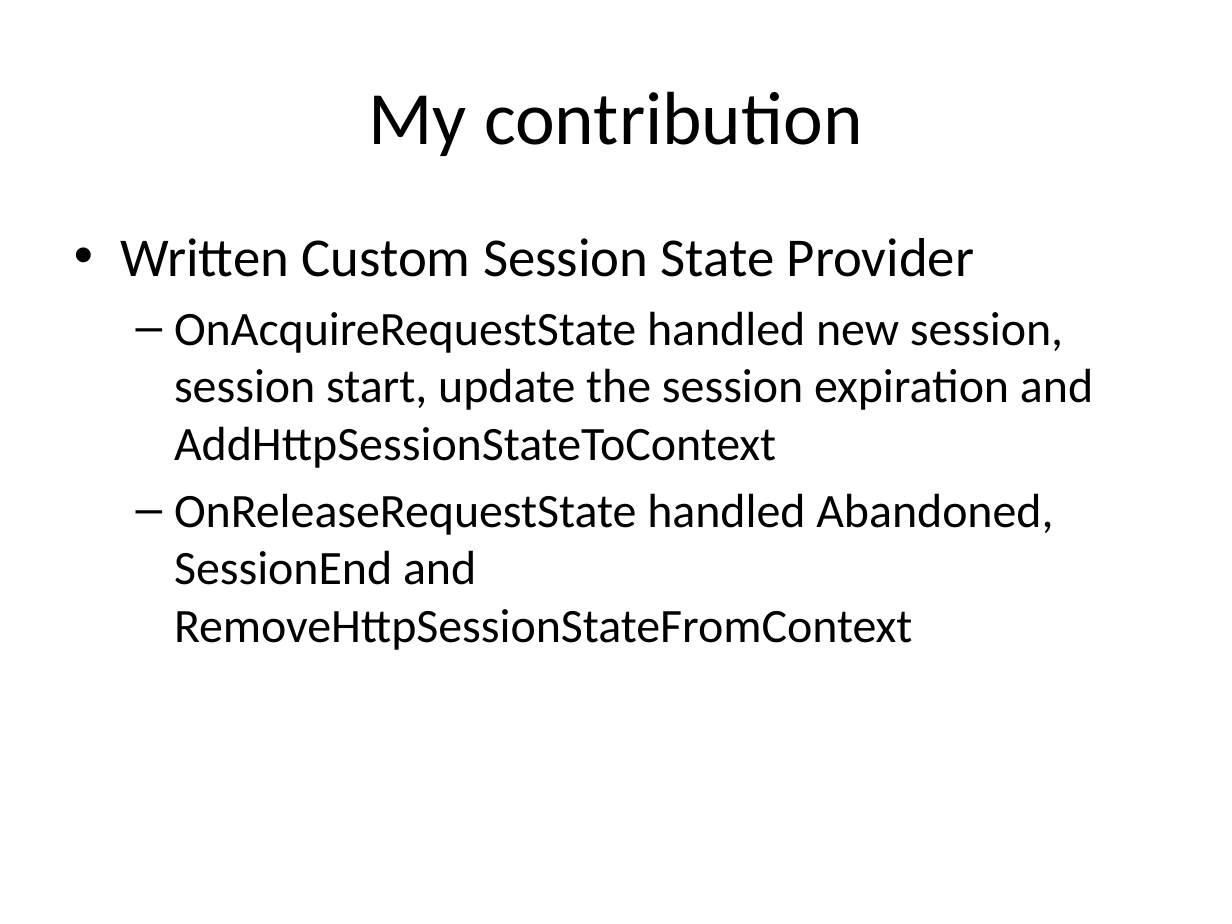
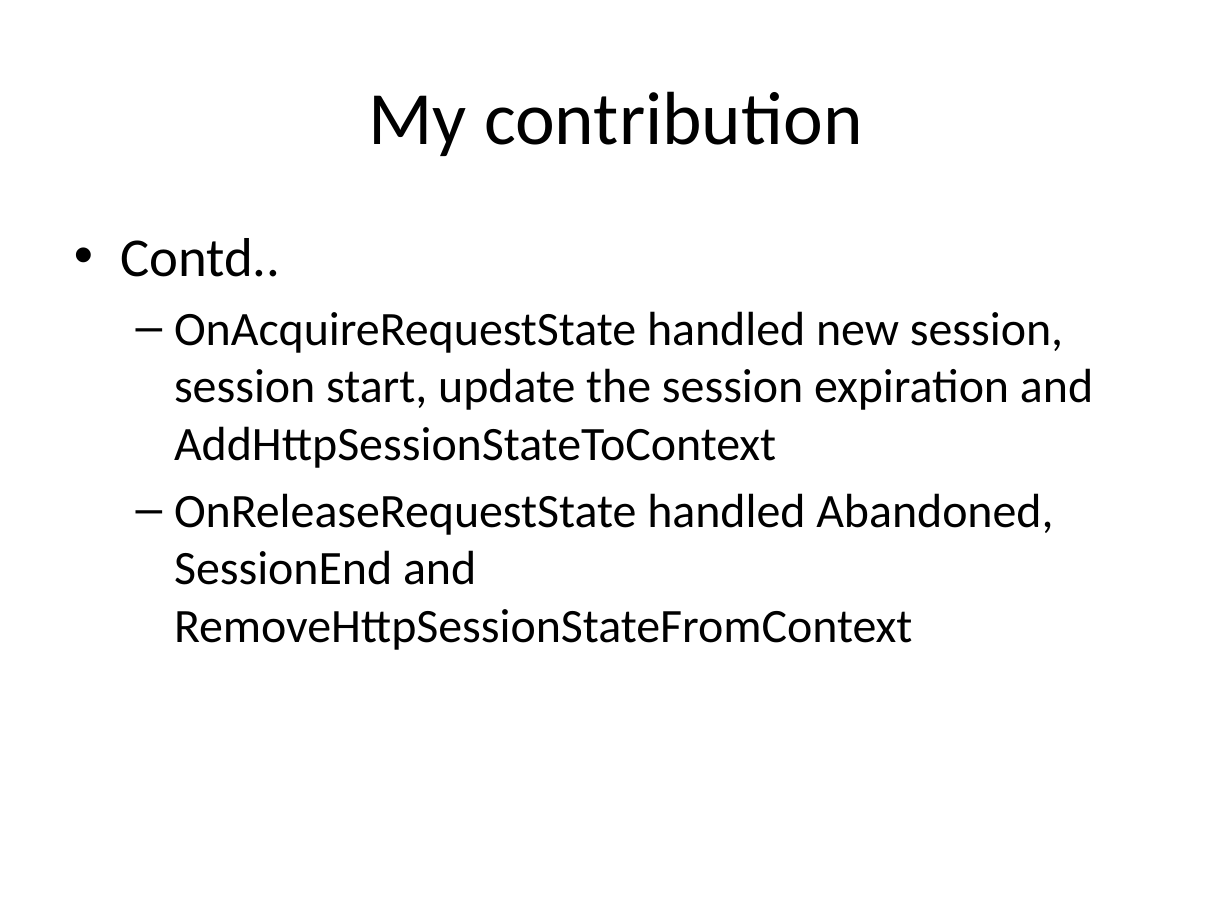
Before and after one commit to digideskio/test-2, a slide deck: slide 6 of Presentation_template1.pptx. Drawn at 1232x924 pixels with LibreOffice and Linux fonts; fonts in the diff are those of the drawing. Boxes give left, top, right and bottom in pixels: in the first picture for what was removed or moved away, otherwise in the second. Text is boxed around its words. In the diff, an @@ line names an element or a change of style, - is before the commit and + after.

```diff
--- a/Presentation_template1.pptx
+++ b/Presentation_template1.pptx
@@ text at (120,238,280,277): text changed @@
-• Written Custom Session State Provider
+• Contd..
```
Also in this commit, not shown: 2 other slides changed.
